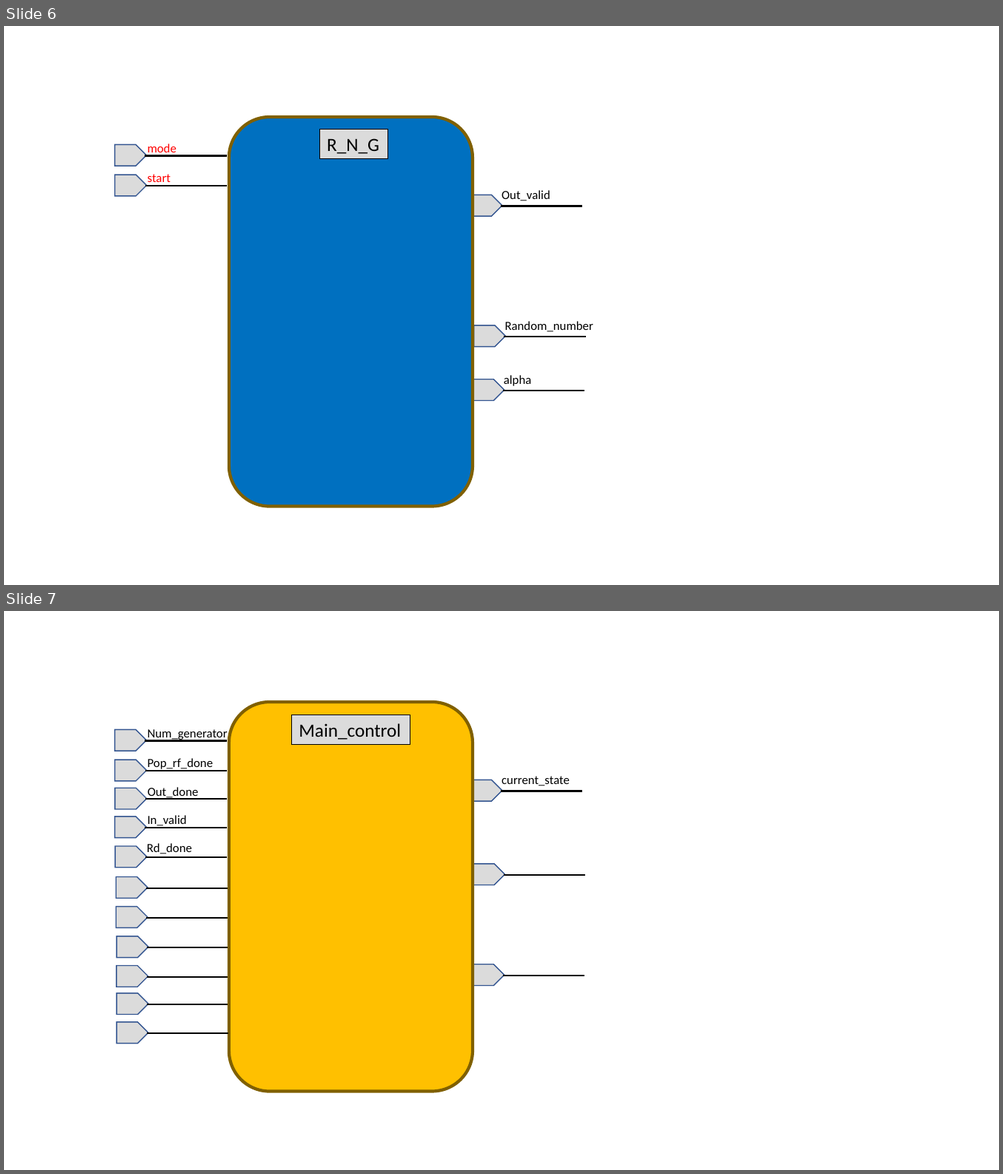
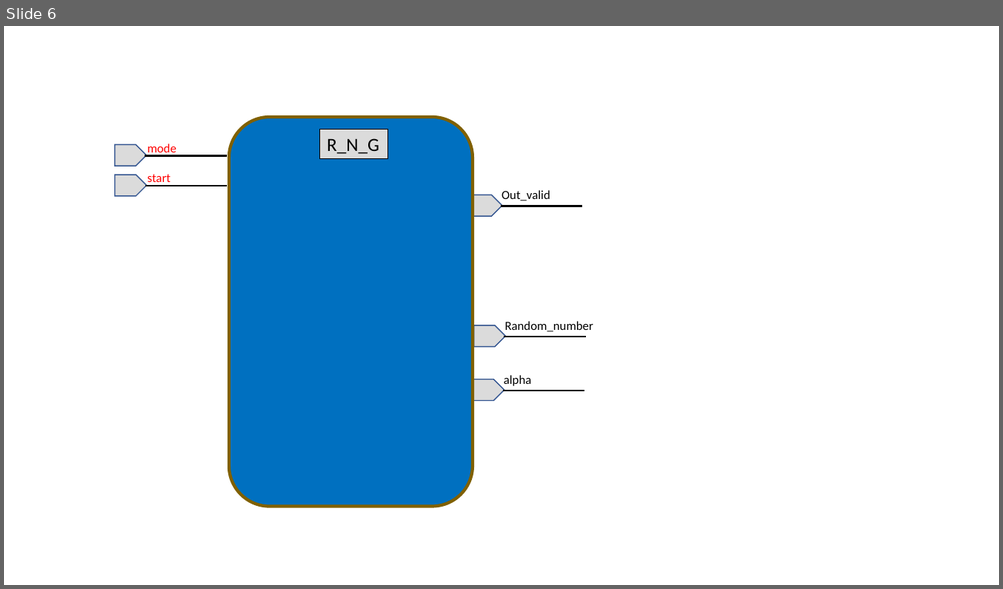
Before and after one commit to sicajc/EC_FINAL_PROJECT, a slide deck: EC_FINAL_PROJECT-unknown/EC_FINAL_PROJECT-unknown/doc/structure.pptx. Shown one above the other, each under a label of ours: slides 6 and 7 before the commit, slide 6 after it. The pictures are 1003x1174 and 1003x589 pixels, drawn with LibreOffice and Linux fonts; fonts in the diff are those of the drawing. Boxes give left, top, right and bottom in pixels: in the first picture for what was removed or moved away, otherwise in the second. Text is boxed around its words. In the diff, an @@ line names an element or a change of style, - is before the commit and + after.

```diff
--- a/EC_FINAL_PROJECT-unknown/EC_FINAL_PROJECT-unknown/doc/structure.pptx
+++ b/EC_FINAL_PROJECT-unknown/EC_FINAL_PROJECT-unknown/doc/structure.pptx
@@ slide 7 removed at (4,611,999,1170), background #FFFFFF @@
@@ text removed at (147,843,192,854) @@
-Rd_done
@@ group removed at (114,702,585,1091): 14 pentagon arrows, 14 lines, 5 texts, 1 rounded rectangle, 1 rectangle @@
-Num_generator
-current_state
-Pop_rf_done
-Out_done
-In_valid
-Main_control
```
Also in this commit, not shown: 4 slides changed, 13 other files.
